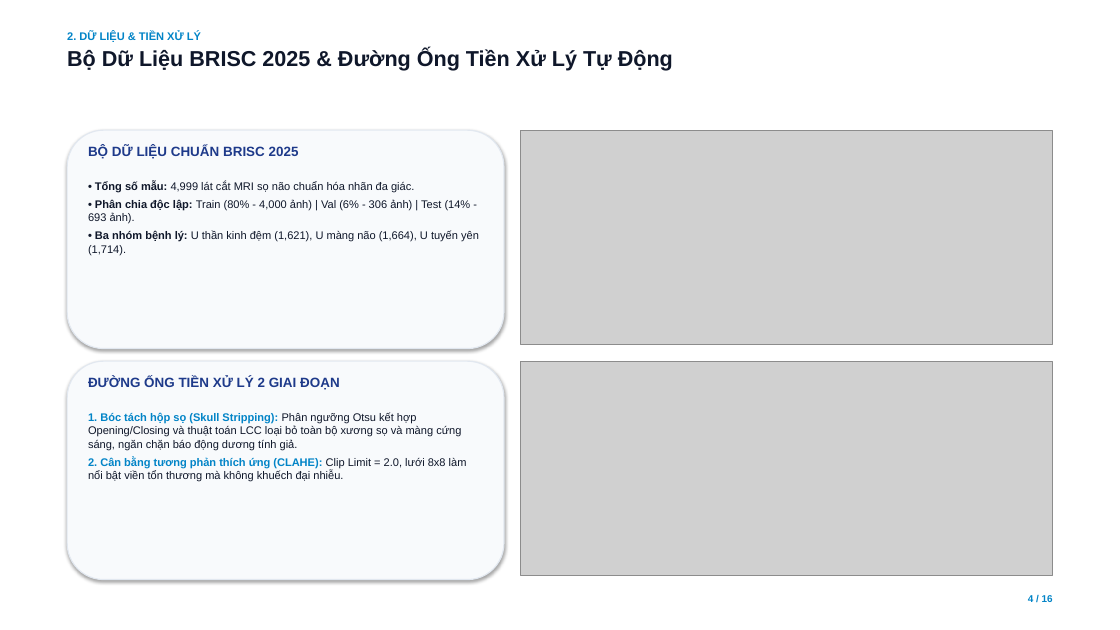
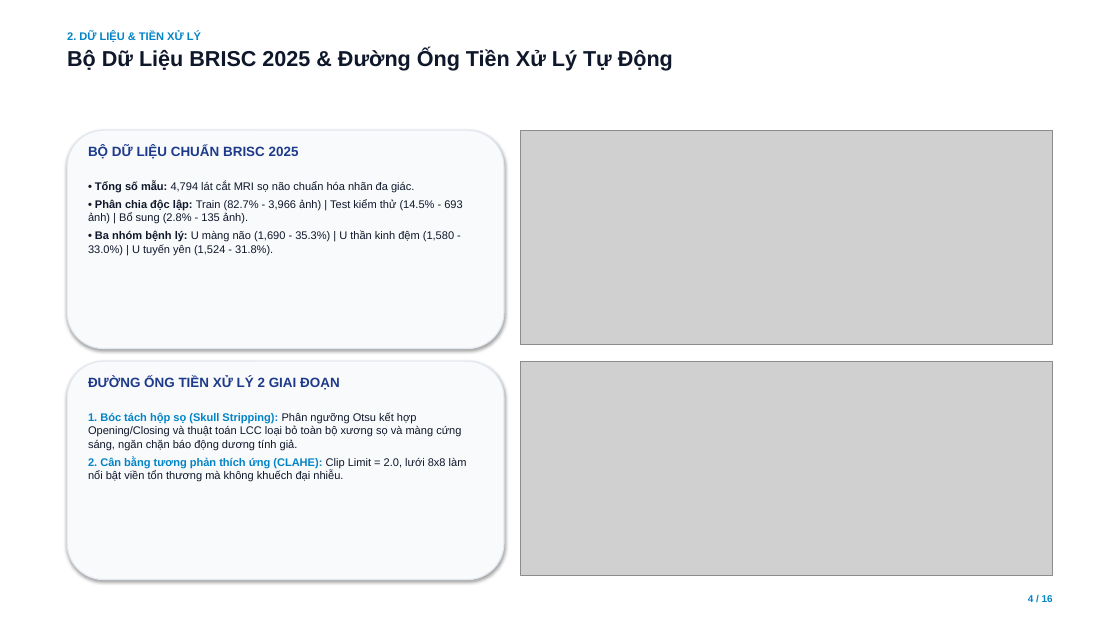
Before and after one commit to TranManhHung2351267264/Brain-Tumor-Segmentation-CADx, a slide deck: slide 4 of docs/Bao_Cao_Khoa_Hoc_Springer_Nature.pptx. Drawn at 1120x630 pixels with LibreOffice and Linux fonts; fonts in the diff are those of the drawing; grey boxes stand for pictures. Boxes give left, top, right and bottom in pixels: in the first picture for what was removed or moved away, otherwise in the second. Text is boxed around its words. In the diff, an @@ line names an element or a change of style, - is before the commit and + after.

Commit message:
fix(docs): synchronize exact dataset sample count (4,794 images) across report and slides

```diff
--- a/docs/Bao_Cao_Khoa_Hoc_Springer_Nature.pptx
+++ b/docs/Bao_Cao_Khoa_Hoc_Springer_Nature.pptx
@@ text at <box>88,182,462,255</box>: text changed @@
-• Tổng số mẫu: 4,999 lát cắt MRI sọ não chuẩn hóa nhãn đa giác.
-• Phân chia độc lập: Train (80% - 4,000 ảnh) | Val (6% - 306 ảnh) | Test (14% - 693 ảnh).
-• Ba nhóm bệnh lý: U thần kinh đệm (1,621), U màng não (1,664), U tuyến yên (1,714).
+• Tổng số mẫu: 4,794 lát cắt MRI sọ não chuẩn hóa nhãn đa giác.
+• Phân chia độc lập: Train (82.7% - 3,966 ảnh) | Test kiểm thử (14.5% - 693 ảnh) | Bổ sung (2.8% - 135 ảnh).
+• Ba nhóm bệnh lý: U màng não (1,690 - 35.3%) | U thần kinh đệm (1,580 - 33.0%) | U tuyến yên (1,524 - 31.8%).
```
Also in this commit, not shown: 5 other files.
